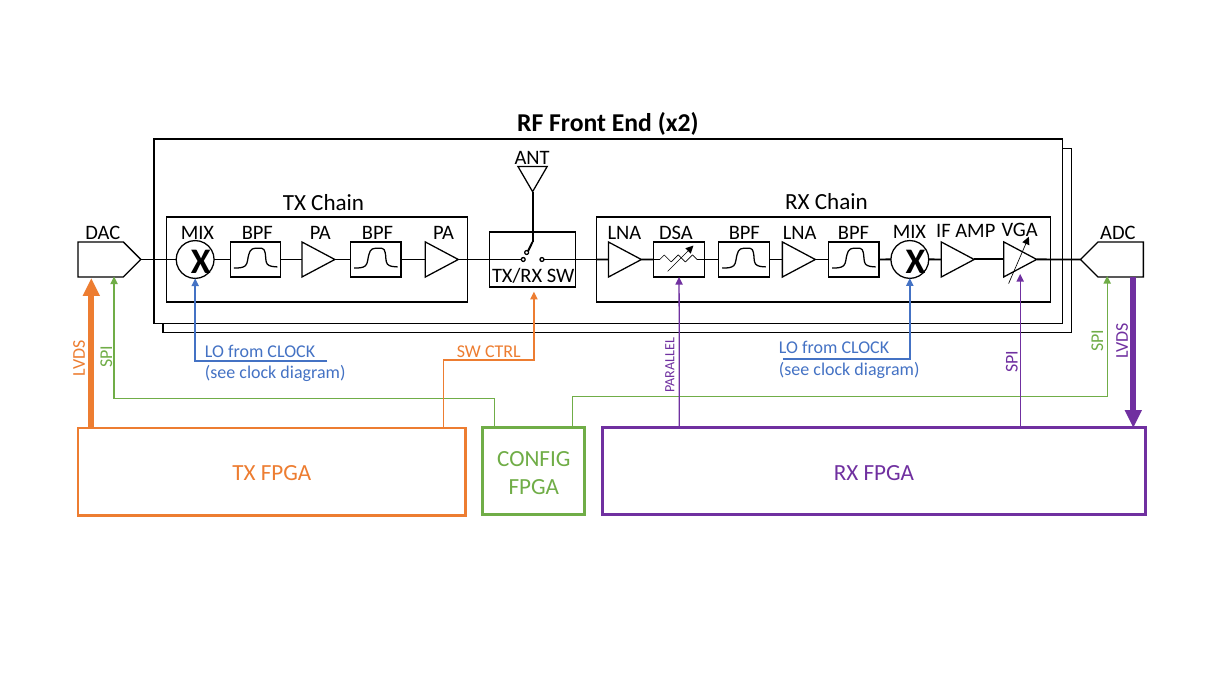
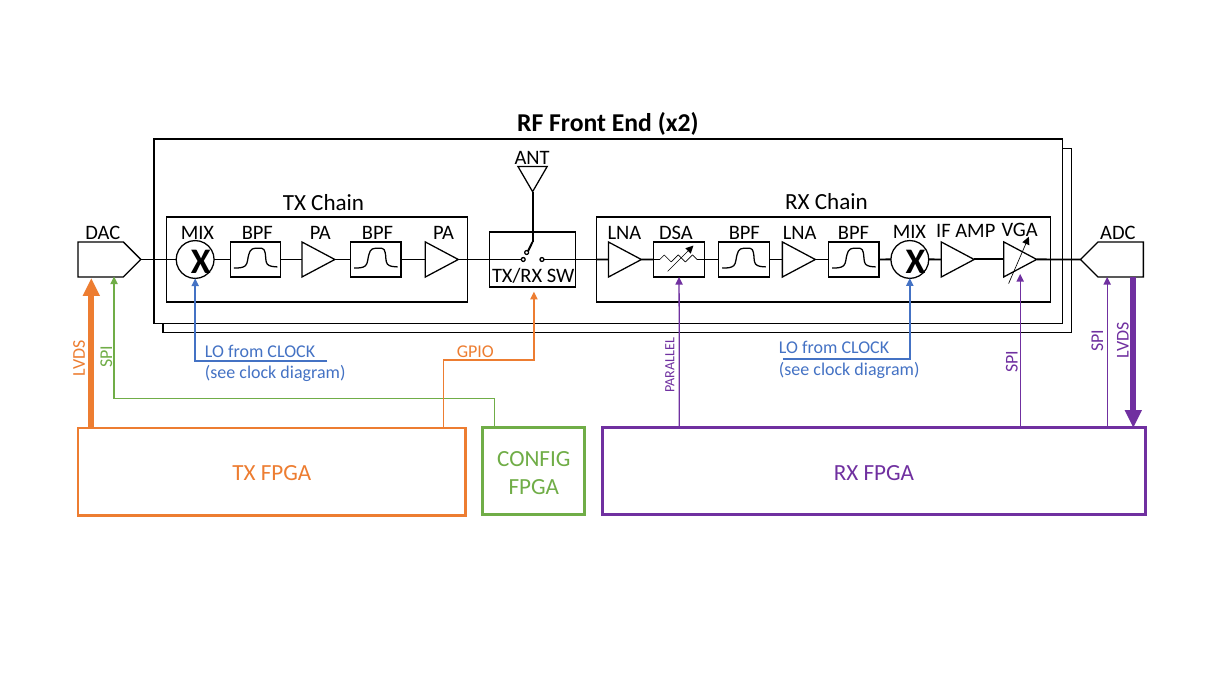
Before and after one commit to siglabsoss/graviton, a slide deck: slide 1 of docs/User Guide Block Diagrams.pptx. Drawn at 1232x693 pixels with LibreOffice and Linux fonts; fonts in the diff are those of the drawing. Boxes give left, top, right and bottom in pixels: in the first picture for what was removed or moved away, otherwise in the second. Text is boxed around its words. In the diff, an @@ line names an element or a change of style, - is before the commit and + after.

```diff
--- a/docs/User Guide Block Diagrams.pptx
+++ b/docs/User Guide Block Diagrams.pptx
@@ elbow arrow removed from (572, 428) to (1107, 276) @@
@@ arrow added from (1107, 427) to (1107, 277), #7030A0 1 pt @@
@@ text "SPI" at bbox=[1086, 332, 1108, 352]: text colour #70AD47 to #7030A0 @@
@@ text at bbox=[457, 345, 494, 361]: text changed @@
-SW CTRL
+GPIO
```
Also in this commit, not shown: 1 slide added, 1 other file.
